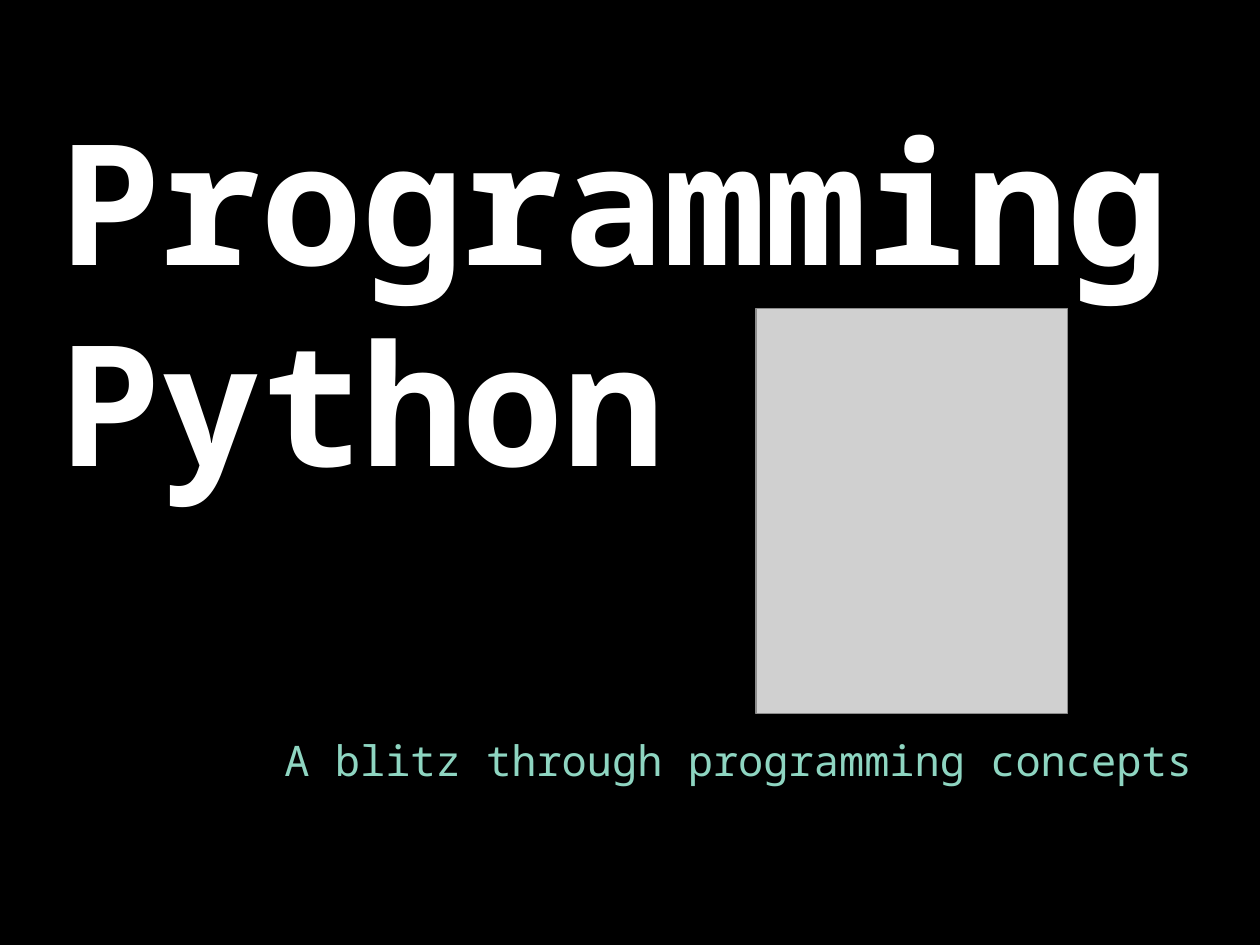
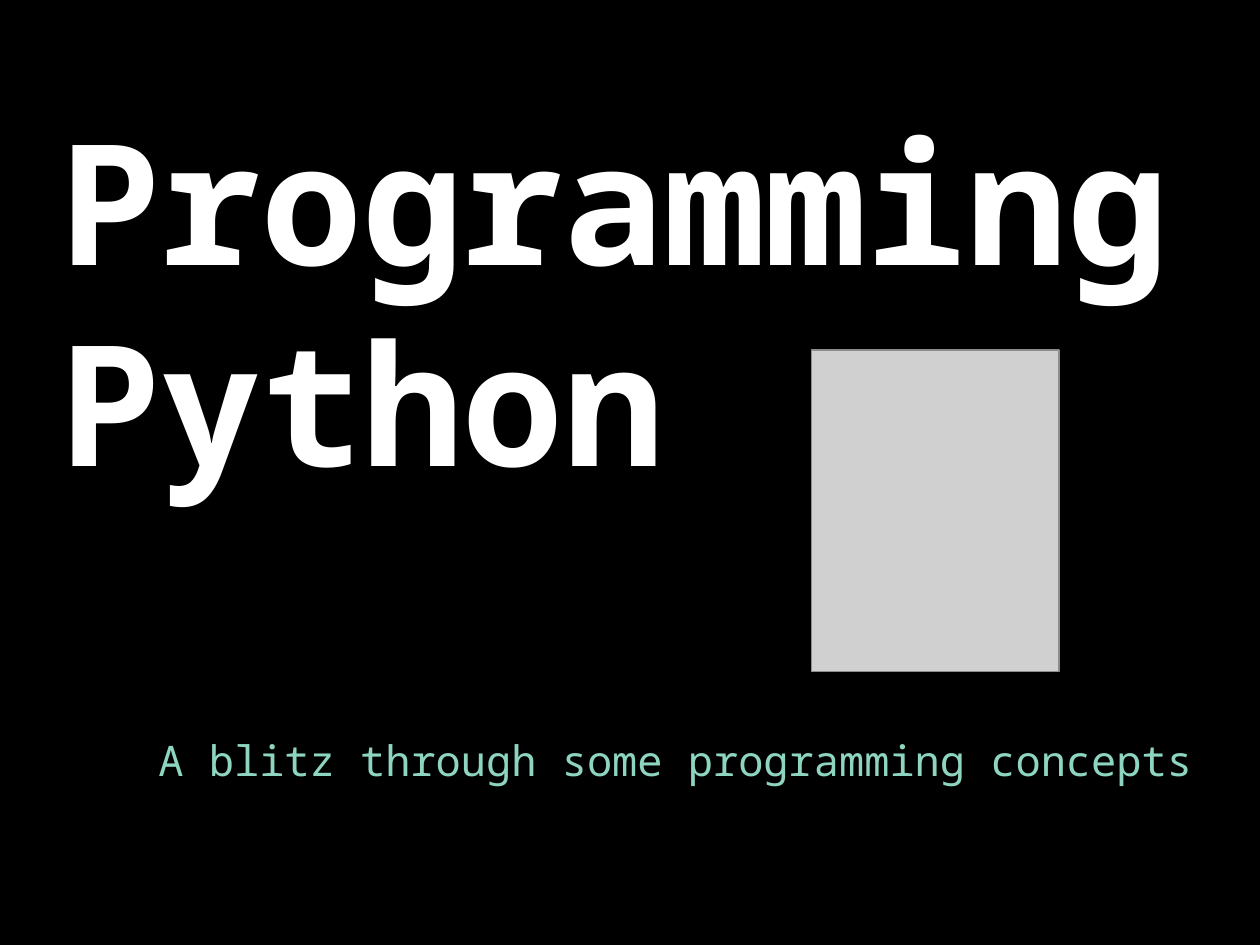
Before and after one commit to brevans/MPS_Workshop, a slide deck: slide 1 of presentations/intro python.pptx. Drawn at 1260x945 pixels with LibreOffice and Linux fonts; fonts in the diff are those of the drawing; grey boxes stand for pictures; background and template pictures are left out. Boxes give left, top, right and bottom in pixels: in the first picture for what was removed or moved away, otherwise in the second. Text is boxed around its words. In the diff, an @@ line names an element or a change of style, - is before the commit and + after.

```diff
--- a/presentations/intro python.pptx
+++ b/presentations/intro python.pptx
@@ picture resized from (x1=756, y1=309, x2=1067, y2=713) to (x1=811, y1=350, x2=1060, y2=672) @@
@@ subtitle at (x1=158, y1=744, x2=1192, y2=787): text changed @@
-A blitz through programming concepts
+A blitz through some programming concepts
```
Also in this commit, not shown: 6 other slides changed, 3 slides added.
